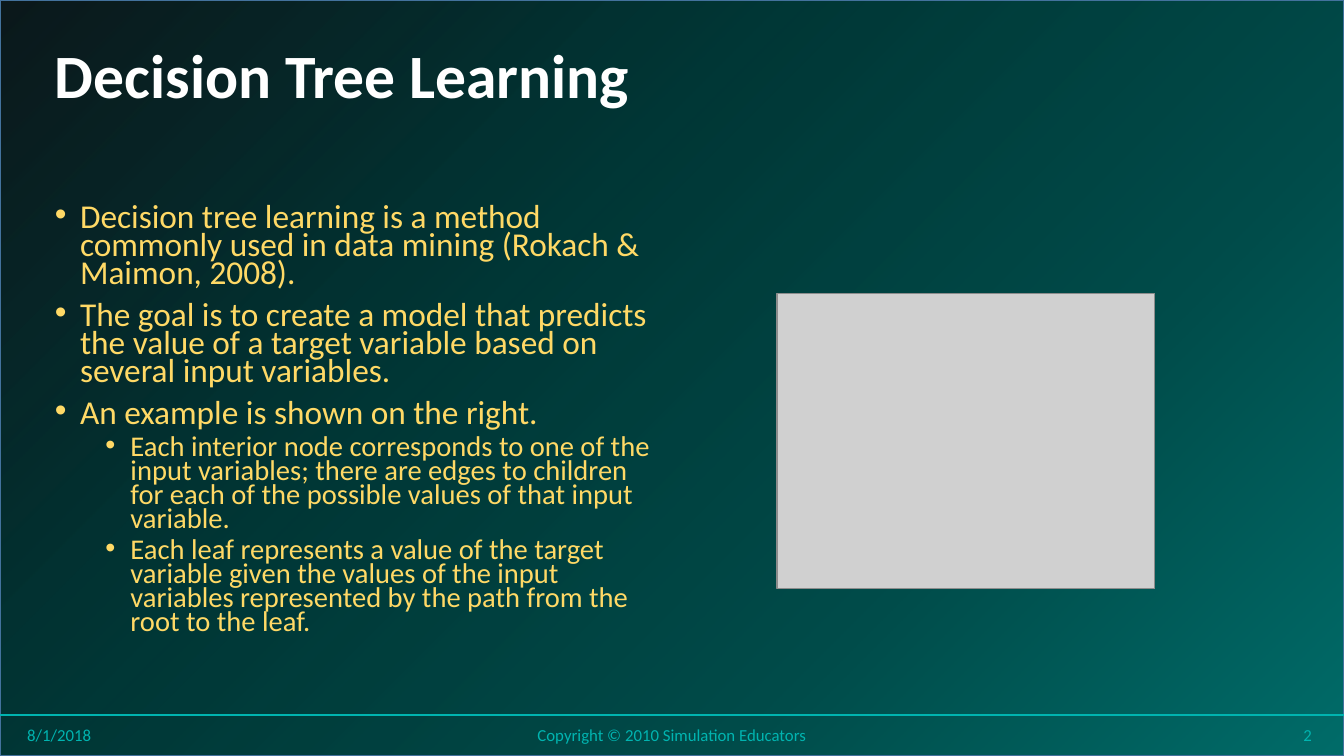
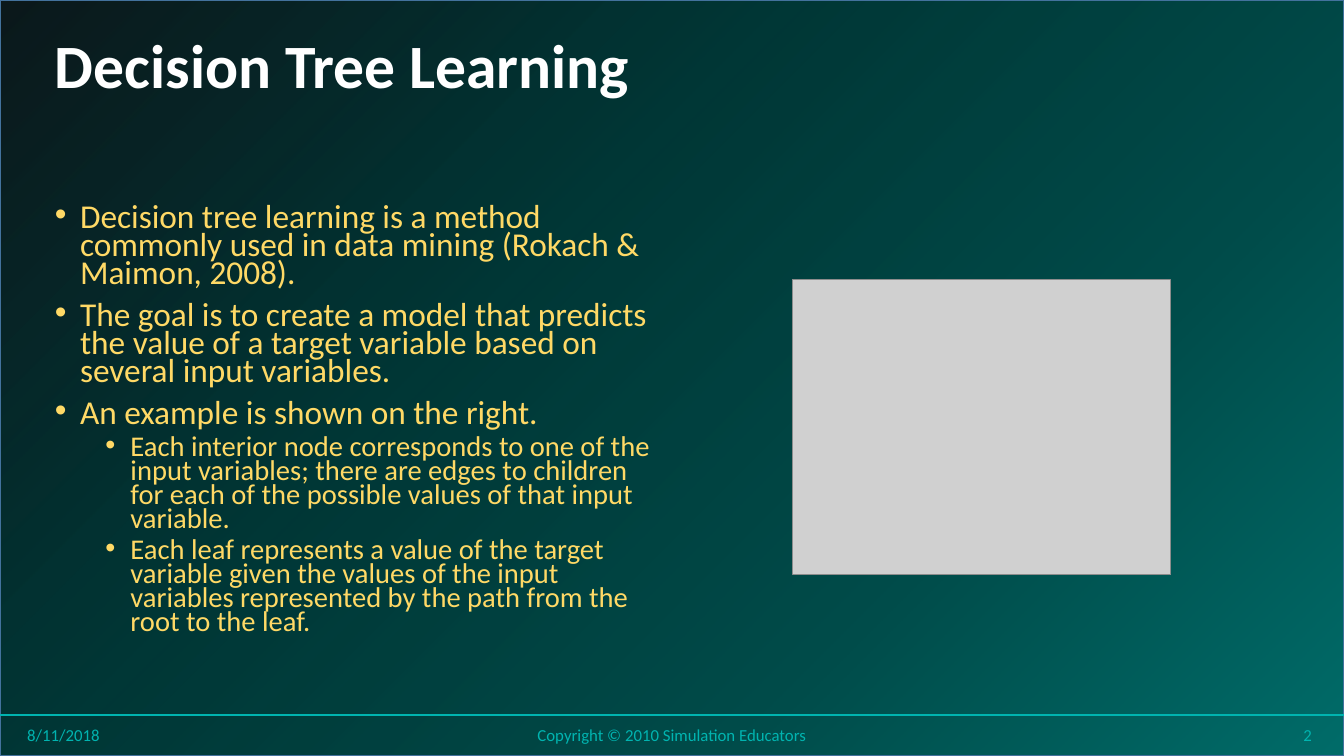
Before and after one commit to stricje1/VIT_University, a slide deck: slide 2 of Data_Analytics_2018/PPT/Lesson 16 - Data Analytics - Decision Trees.pptx. Drawn at 1344x756 pixels with LibreOffice and Linux fonts; fonts in the diff are those of the drawing; grey boxes stand for pictures; background and template pictures are left out. Boxes give left, top, right and bottom in pixels: in the first picture for what was removed or moved away, otherwise in the second. Text is boxed around its words. In the diff, an @@ line names an element or a change of style, - is before the commit and + after.

```diff
--- a/Data_Analytics_2018/PPT/Lesson 16 - Data Analytics - Decision Trees.pptx
+++ b/Data_Analytics_2018/PPT/Lesson 16 - Data Analytics - Decision Trees.pptx
@@ title "Decision Tree Learning": place and size @@
-title "Decision Tree Learning" at <box>55,54,630,109</box>
+title "Decision Tree Learning" at <box>55,44,630,99</box>
@@ picture: place and size @@
-picture at <box>777,293,1155,589</box>
+picture at <box>793,280,1172,576</box>
@@ text at <box>27,729,99,742</box>: text changed @@
-8/1/2018
+8/11/2018
```
Also in this commit, not shown: 61 other slides changed, 12 other files.
